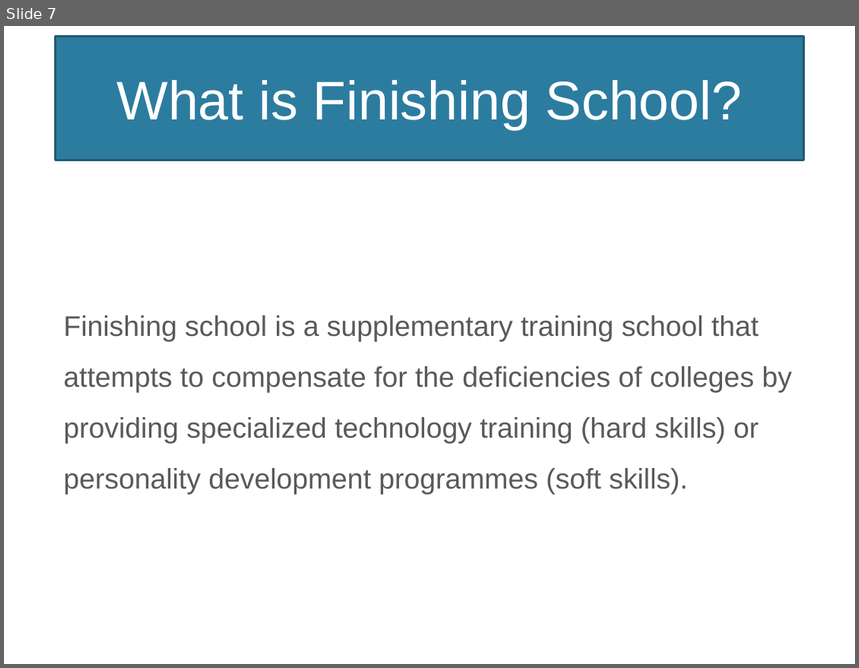
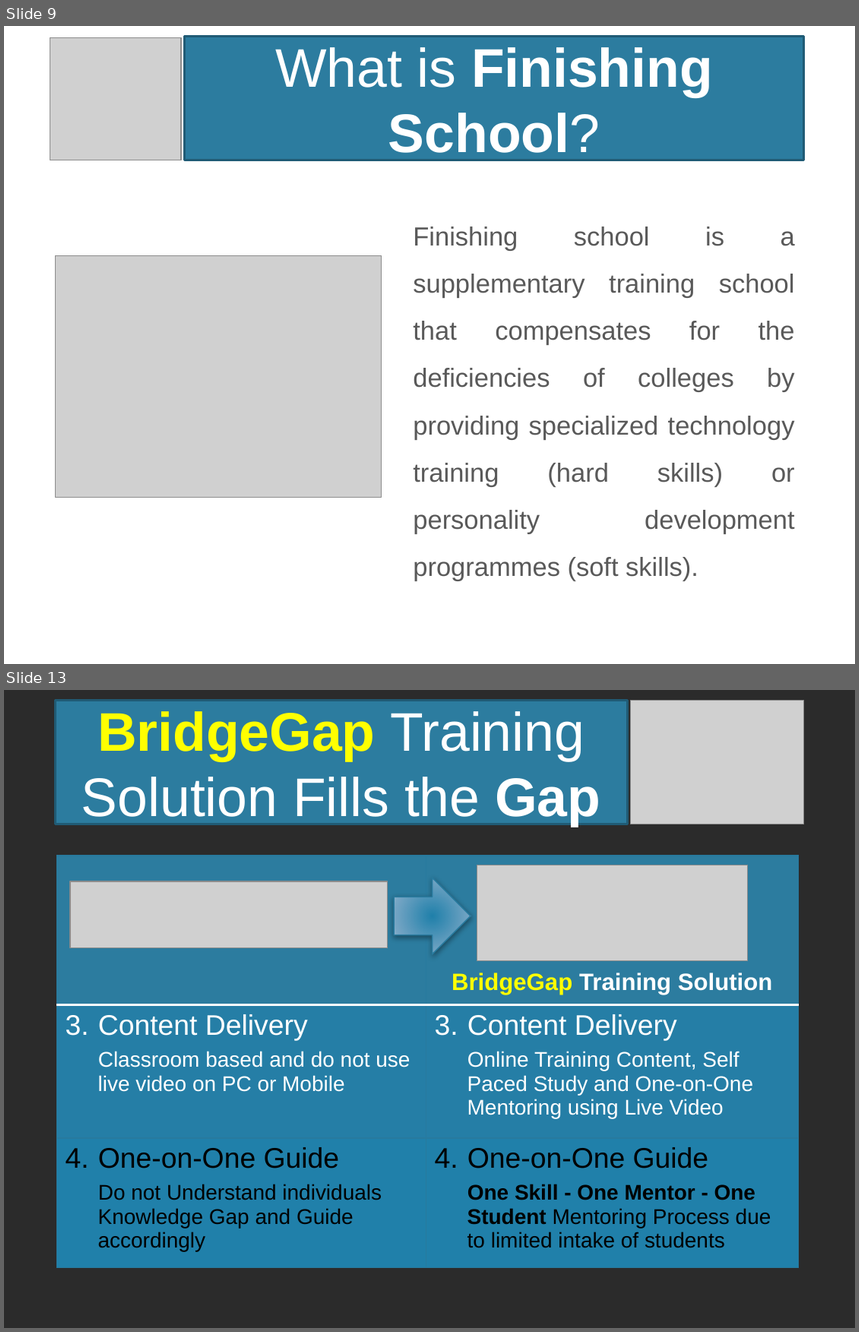
Before and after one commit to NarayanMahadevan/MakeTechEzResources, a slide deck: Documents/MakeTechEzTrainingProgramme.pptx. Shown one above the other, each under a label of ours: slide 7 before the commit, slides 9 and 13 after it; the slides between them are not shown. The pictures are 859x668 and 859x1332 pixels, drawn with LibreOffice and Linux fonts; fonts in the diff are those of the drawing; grey boxes stand for pictures; background and template pictures are left out; a plain dark background stands for a picture behind light text. Boxes give left, top, right and bottom in pixels: in the first picture for what was removed or moved away, otherwise in the second. Text is boxed around its words. In the diff, an @@ line names an element or a change of style, - is before the commit and + after.

```diff
--- a/Documents/MakeTechEzTrainingProgramme.pptx
+++ b/Documents/MakeTechEzTrainingProgramme.pptx
@@ slide 13 added at (4,690,855,1328), background picture (left out) @@
@@ rectangle added at (55,700,627,825), fill #2C7C9F, outline #215C76 2 pt, 46 pt, text #FFFFFF @@
+BridgeGap Training Solution Fills the Gap
@@ picture added at (630,700,804,825) @@
@@ table added at (56,856,799,1269), 3 rows, 2 columns @@
+ | 
+Content Delivery / Classroom based and do not use live video on PC or Mobile | Content Delivery / Online Training Content, Self Paced Study and One-on-One Mentoring using Live Video
+One-on-One Guide / Do not Understand individuals Knowledge Gap and Guide accordingly | One-on-One Guide / One Skill - One Mentor - One Student Mentoring Process due to limited intake of students
@@ picture added at (477,866,747,961) @@
@@ picture added at (70,882,388,948) @@
@@ right arrow added at (394,878,471,954), fill gradient #2180AA to #75A5C5 to #B8CCDC, outline #287A9E 1 pt @@
@@ text added at (452,973,772,995), 20 pt, text #FFFFFF, bold @@
+BridgeGap Training Solution
@@ what was slide 7 is now slide 9 @@
@@ slide 9 changed as well @@
@@ picture added at (50,38,181,161) @@
@@ title "What is Finishing School?": place and size @@
-title "What is Finishing School?" at (55,36,804,161)
+title "What is Finishing School?" at (184,36,804,161)
@@ title "What is Finishing School?" at (184,36,804,161): bold on in "Finishing School?" @@
@@ text at (413,227,795,582): text changed; size 24 to 22.2 pt @@
-Finishing school is a supplementary training school that attempts to compensate for the deficiencies of colleges by providing specialized technology training (hard skills) or personality development programmes (soft skills).
+Finishing school is a supplementary training school that compensates for the deficiencies of colleges by providing specialized technology training (hard skills) or personality development programmes (soft skills).
@@ picture added at (55,256,381,497) @@
```
Also in this commit, not shown: 10 other slides changed, 14 other slides added, 7 slides removed, 17 other files.
